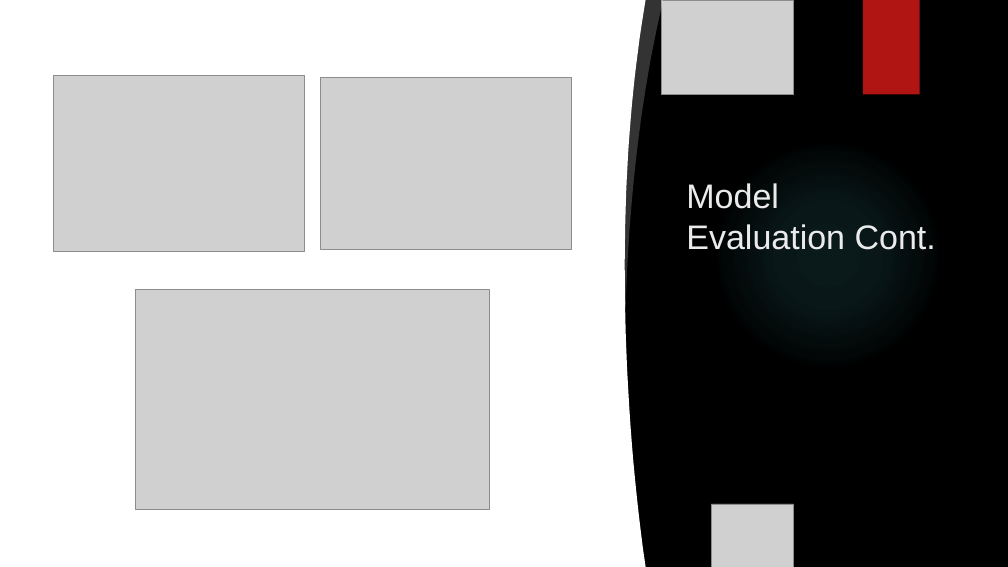
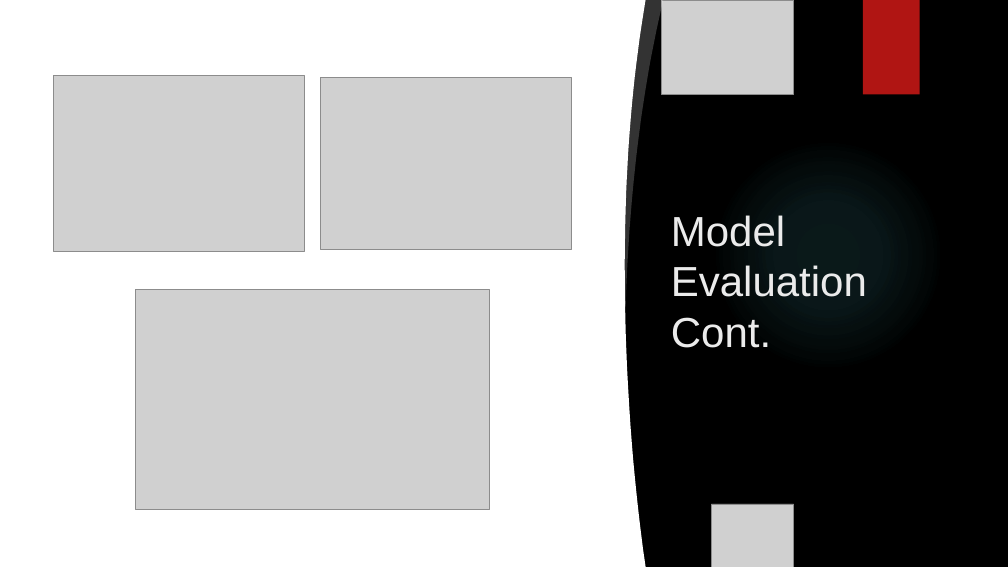
Before and after one commit to georgetown-analytics/Booksville, a slide deck: slide 14 of presentation/Booksville Presentation.pptx. Drawn at 1008x567 pixels with LibreOffice and Linux fonts; fonts in the diff are those of the drawing; grey boxes stand for pictures; background and template pictures are left out. Boxes give left, top, right and bottom in pixels: in the first picture for what was removed or moved away, otherwise in the second. Text is boxed around its words. In the diff, an @@ line names an element or a change of style, - is before the commit and + after.

```diff
--- a/presentation/Booksville Presentation.pptx
+++ b/presentation/Booksville Presentation.pptx
@@ title "Model Evaluation Cont.": place and size @@
-title "Model Evaluation Cont." at bbox=[686, 183, 936, 250]
+title "Model Evaluation Cont." at bbox=[671, 215, 867, 348]
@@ title "Model Evaluation Cont." at bbox=[671, 215, 867, 348]: size 32.4 to 40 pt @@
```
Also in this commit, not shown: 16 other slides changed.
